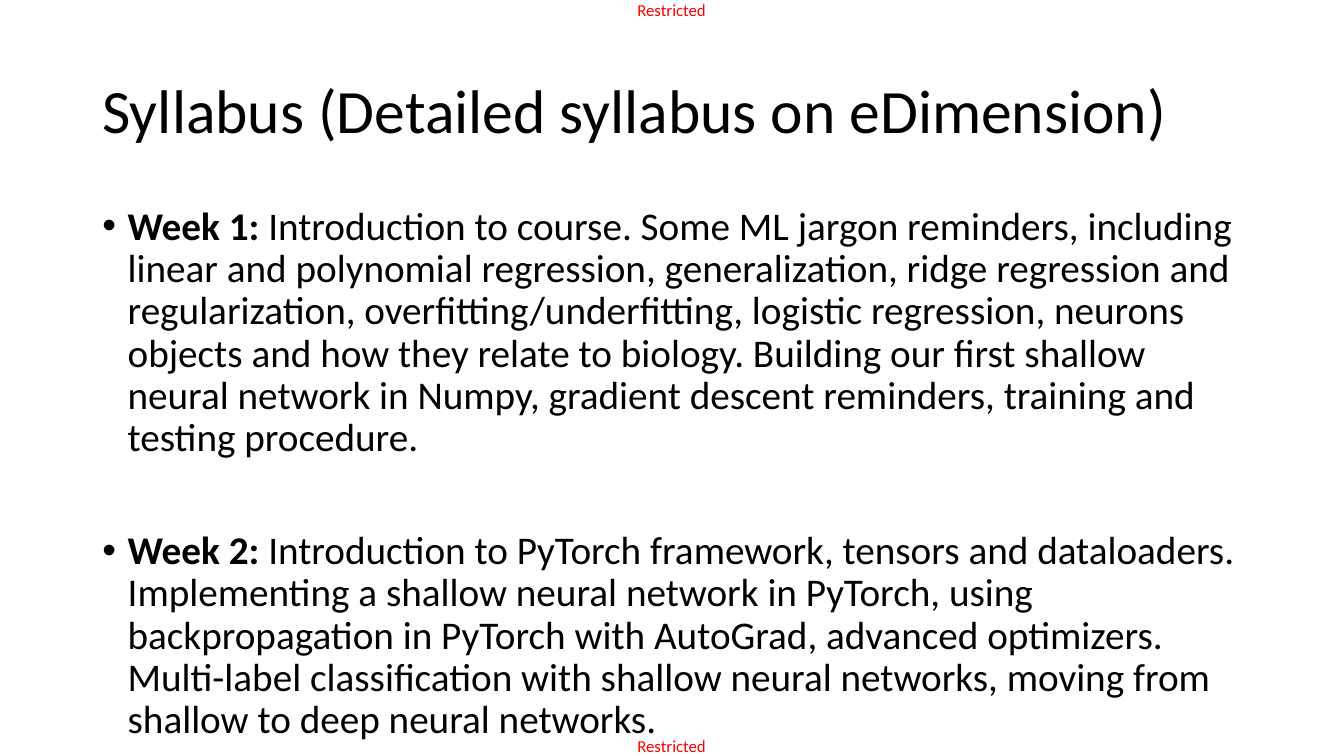
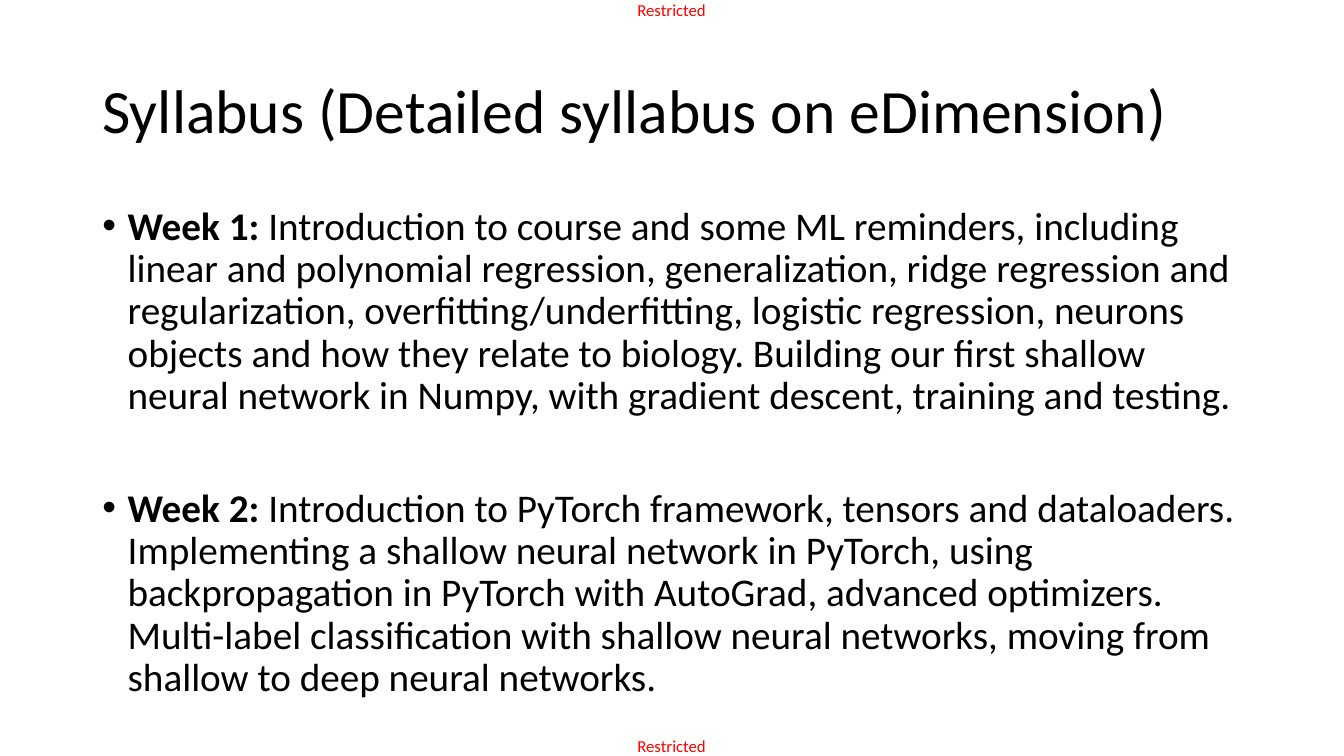
Before and after one commit to matthieudemari/SUTD_DL_50_039, a slide deck: slide 11 of W1/1. W1S1 final/W1S1.pptx. Drawn at 1344x756 pixels with LibreOffice and Linux fonts; fonts in the diff are those of the drawing. Boxes give left, top, right and bottom in pixels: in the first picture for what was removed or moved away, otherwise in the second. Text is boxed around its words. In the diff, an @@ line names an element or a change of style, - is before the commit and + after.

```diff
--- a/W1/1. W1S1 final/W1S1.pptx
+++ b/W1/1. W1S1 final/W1S1.pptx
@@ text at bbox=[128, 212, 1230, 416]: text changed @@
-• Week 1: Introduction to course. Some ML jargon reminders, including linear and polynomial regression, generalization, ridge regression and regularization, overfitting/underfitting, logistic regression, neurons objects and how they relate to biology. Building our first shallow neural network in Numpy, gradient descent reminders, training and testing procedure.
+• Week 1: Introduction to course and some ML reminders, including linear and polynomial regression, generalization, ridge regression and regularization, overfitting/underfitting, logistic regression, neurons objects and how they relate to biology. Building our first shallow neural network in Numpy, with gradient descent, training and testing.
```
Also in this commit, not shown: 22 other slides changed, 7 other files.
